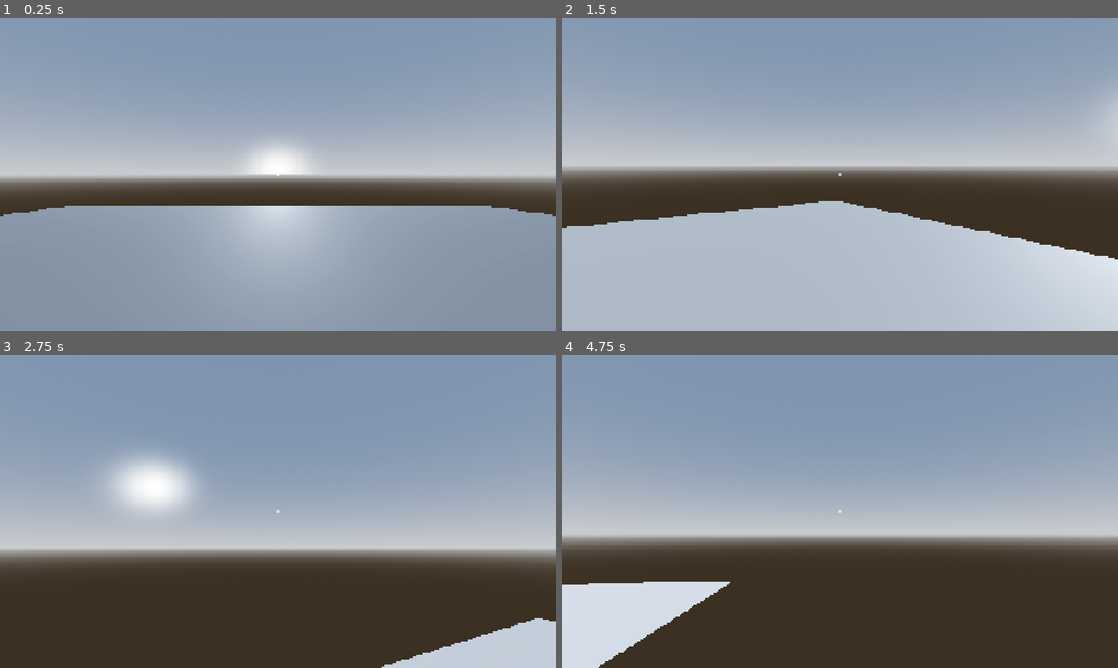
Above: before the commit, frames 1-4 (two rows, left to right).
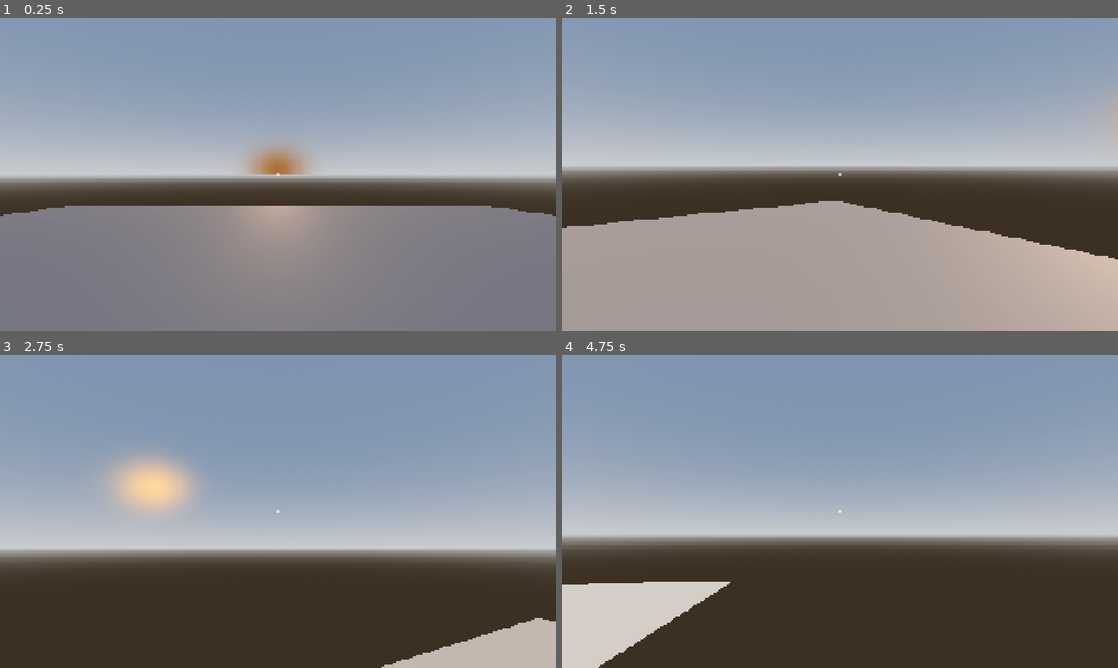
Above: after the commit, the same moments.

Repository: Octoan1/Respawn-Game-Jam-2025
Game: Godot game, scene res://scenes/main.tscn
Same seed, same stepped clock (60 frames per second), same inputs: the game is played once before the commit and once after it.
Inputs (mouse positions are in pixels of both pictures, inside the frame that each line leads up to):
- Up to frame 1 (0.25 s): no input
- Up to frame 2 (1.5 s): tap Enter at 0.5 s; move the mouse to (867, 174) at 0.52 s; hold W (move_forward) from 0.53 s (still down); tap Space (jump) at 0.77 s; move the mouse to (812, 174) at 1.27 s
- Up to frame 3 (2.75 s): keep holding W (move_forward); tap Space (jump) at 1.52 s; move the mouse to (289, 505) at 2.02 s
- Up to frame 4 (4.75 s): keep holding W (move_forward); move the mouse to (834, 517) at 2.77 s; tap Space (jump) at 3.02, 3.77, 4.52 s; move the mouse to (878, 514) at 3.52 s; move the mouse to (795, 508) at 4.27 s

The runs differ from the first frame. In frame 1, 41% of the frame differs, in the area x 0-100%, y 39-100%; in frame 2, 35%; in frame 3, 5.0%; in frame 4, 5.0%.

Commit message:
Moon and Sunset/Sunrise

Diff:
--- a/scenes/main.tscn
+++ b/scenes/main.tscn
@@ -1,9 +1,11 @@
-[gd_scene load_steps=18 format=3 uid="uid://b8k07vwbcoo4v"]
+[gd_scene load_steps=22 format=3 uid="uid://b8k07vwbcoo4v"]
 
 [ext_resource type="PackedScene" uid="uid://blehgd713ihr" path="res://scenes/player/player.tscn" id="1_o5qli"]
-[ext_resource type="Script" path="res://scripts/sun.gd" id="1_tbgi4"]
-[ext_resource type="Script" path="res://scenes/box_test.gd" id="5_tbgi4"]
-[ext_resource type="PackedScene" uid="uid://i8p0bkkwa0ot" path="res://scenes/environment/props/obelisk.tscn" id="5_tefeu"]
+[ext_resource type="Script" uid="uid://rp88fv7e3vcy" path="res://scripts/sun.gd" id="1_tbgi4"]
+[ext_resource type="Script" uid="uid://ckw1ey3smk26n" path="res://scenes/moon.gd" id="2_tefeu"]
+[ext_resource type="Script" uid="uid://cmht7dq75iv51" path="res://scenes/moon_2.gd" id="3_o6xl0"]
+[ext_resource type="Script" uid="uid://bfqiit3i4il1q" path="res://scenes/box_test.gd" id="5_tbgi4"]
+[ext_resource type="PackedScene" path="res://scenes/environment/props/obelisk.tscn" id="5_tefeu"]
 [ext_resource type="Texture2D" uid="uid://btf5arbs8djy5" path="res://assets/crosshair.svg" id="6_o6xl0"]
 
 [sub_resource type="GDScript" id="GDScript_tbgi4"]
@@ -19,6 +21,12 @@
 	if sub_viewport:
 		sub_viewport.push_input(event)
 "
+
+[sub_resource type="SphereMesh" id="SphereMesh_tipki"]
+
+[sub_resource type="StandardMaterial3D" id="StandardMaterial3D_85g3d"]
+shading_mode = 0
+albedo_color = Color(0.8509804, 0.8509804, 0.8509804, 1)
 
 [sub_resource type="ProceduralSkyMaterial" id="ProceduralSkyMaterial_o5qli"]
 sky_horizon_color = Color(0.66224277, 0.6717428, 0.6867428, 1)
@@ -76,7 +84,17 @@
 transform = Transform3D(1, 0, 0, 0, -0.9774491, 0.21117117, 0, -0.21117117, -0.9774491, 0.68523884, 2.824976, -10.557611)
 shadow_enabled = true
 script = ExtResource("1_tbgi4")
-sun_angle_offset = 90.0
+
+[node name="Moon" type="DirectionalLight3D" parent="Objects"]
+visible = false
+light_color = Color(0.04804693, 0.22635236, 0.4226332, 1)
+light_energy = 0.3
+script = ExtResource("2_tefeu")
+
+[node name="Moon2" type="MeshInstance3D" parent="Objects"]
+mesh = SubResource("SphereMesh_tipki")
+surface_material_override/0 = SubResource("StandardMaterial3D_85g3d")
+script = ExtResource("3_o6xl0")
 
 [node name="WorldEnvironment" type="WorldEnvironment" parent="Objects"]
 environment = SubResource("Environment_sugp2")
--- /dev/null
+++ b/scenes/moon.gd
@@ -0,0 +1,11 @@
+extends DirectionalLight3D
+
+var moon_angle_offset : float = -90.0
+
+
+func _process(delta: float) -> void:
+	var t = GlobalTime.time_of_day
+	rotation_degrees.x = ((t / 24.0) * 360.0) + moon_angle_offset
+
+	# Calculate visibility smoothly based on time
+	var sun_angle = ((t / 24.0) * 360.0) - 90.0
--- /dev/null
+++ b/scenes/moon_2.gd
@@ -0,0 +1,35 @@
+extends MeshInstance3D
+
+@export var moon_distance : float = 100.0     # How far above the ground the moon orbits
+@export var moon_size : float = 5.0           # Visual size of the moon
+@export var max_brightness : float = 1.0      # How bright (visible) the moon gets at night
+
+# Internal use
+var base_color : Color = Color(0.8, 0.8, 0.9)
+
+func _ready() -> void:
+	scale = Vector3.ONE * moon_size
+	if material_override == null:
+		material_override = StandardMaterial3D.new()
+	material_override.albedo_color = base_color
+	material_override.unshaded = true
+
+func _process(delta: float) -> void:
+	var t = GlobalTime.time_of_day
+	# Map time (0–24h) to full rotation
+	var sun_angle_deg = ((t / 24.0) * 360.0) + 90.0
+	var moon_angle_deg = sun_angle_deg + 180.0  # Opposite of sun
+
+	# Convert to radians
+	var angle_rad = deg_to_rad(moon_angle_deg)
+
+	# Compute moon position in the sky
+	var height = -sin(angle_rad) * moon_distance
+	var forward = cos(angle_rad) * moon_distance
+	global_position = Vector3(0, height, forward)
+
+	# Smoothly fade visibility based on sun position
+	var night_factor = clamp(abs(cos(deg_to_rad(sun_angle_deg))), 0.5, 1.0)
+	material_override.albedo_color = base_color * night_factor * max_brightness
+
+	visible = height > 0
--- a/scripts/sun.gd
+++ b/scripts/sun.gd
@@ -1,20 +1,53 @@
 extends DirectionalLight3D
 
-# How fast the sun moves (degrees per second)
-#@export var sun_speed: int
+@export var sunrise_time : float = 6.0
+@export var sunset_time : float = 18.0
+@export var day_intensity : float = 1.0
+@export var night_intensity : float = 0.5
 
-#func _process(delta):
-	# Rotate the sun around the X axis
-	#rotation_degrees.x += sun_speed * delta
+@export var day_color : Color = Color(1.0, 0.95, 0.8)
+@export var sunrise_color : Color = Color(1.0, 0.6, 0.3)
+@export var sunset_color : Color = Color(1.0, 0.4, 0.2)
+@export var night_color : Color = Color(0.1, 0.1, 0.2)
 
-	# Keep rotation in 0-360 degrees
-	#rotation_degrees.x = fmod(rotation_degrees.x, 360)
-
-# Maximum sun rotation (0° = sunrise, 180° = sunset)
-@export var sun_angle_offset : float = 180 # Adjust so sun starts below horizon
+@export var sun_angle_offset : float = 90
 
 func _process(delta: float) -> void:
-	# Map time_of_day (0-24) to rotation
-	# 6 AM -> 0°, 18 PM -> 180°, 0-6 & 18-24 below horizon
 	var t = GlobalTime.time_of_day
+
+	# Rotate based on time of day (same as before)
 	rotation_degrees.x = ((t / 24.0) * 360.0) + sun_angle_offset
+	rotation_degrees.x = fmod(rotation_degrees.x, 360.0)
+
+	# Calculate intensity and color
+	var factor := _get_light_factor(t)
+	light_energy = lerp(night_intensity, day_intensity, factor)
+	light_color = _get_sun_color(t)
+
+	if(t < sunrise_time - 1 or t > sunset_time + 1):
+		visible = false
+	else:
+		visible = true
+
+func _get_light_factor(t: float) -> float:
+	# Smooth fade in/out near sunrise/sunset
+	if t < sunrise_time - 1 or t > sunset_time + 1:
+		return 0.5  # Night
+	elif t < sunrise_time + 1.0:
+		return (t - sunrise_time) / 1.0  # Sunrise fade-in
+	elif t > sunset_time - 1.0:
+		return (sunset_time - t) / 1.0  # Sunset fade-out
+	else:
+		return 1.0  # Full day
+
+func _get_sun_color(t: float) -> Color:
+	if t < sunrise_time - 1 or t > sunset_time + 1:
+		return night_color
+	elif t < sunrise_time + 3.0:
+		var f = (t - sunrise_time) / 3.0
+		return sunrise_color.lerp(day_color, f)
+	elif t > sunset_time - 3.0:
+		var f = (sunset_time - t) / 3.0
+		return sunset_color.lerp(day_color, f)
+	else:
+		return day_color
Not shown, added: scenes/moon.gd.uid
Not shown, added: scenes/moon_2.gd.uid
